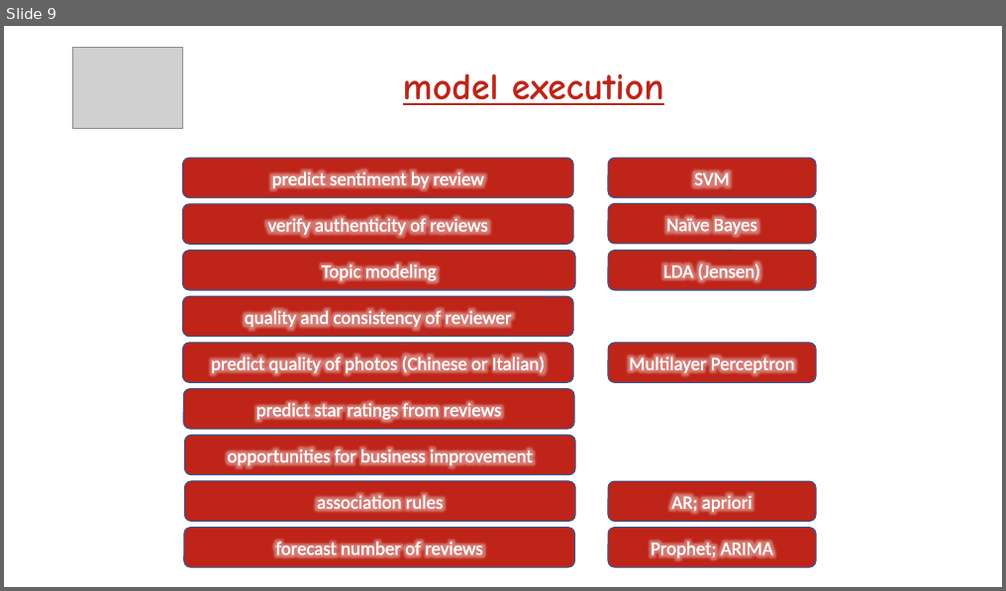
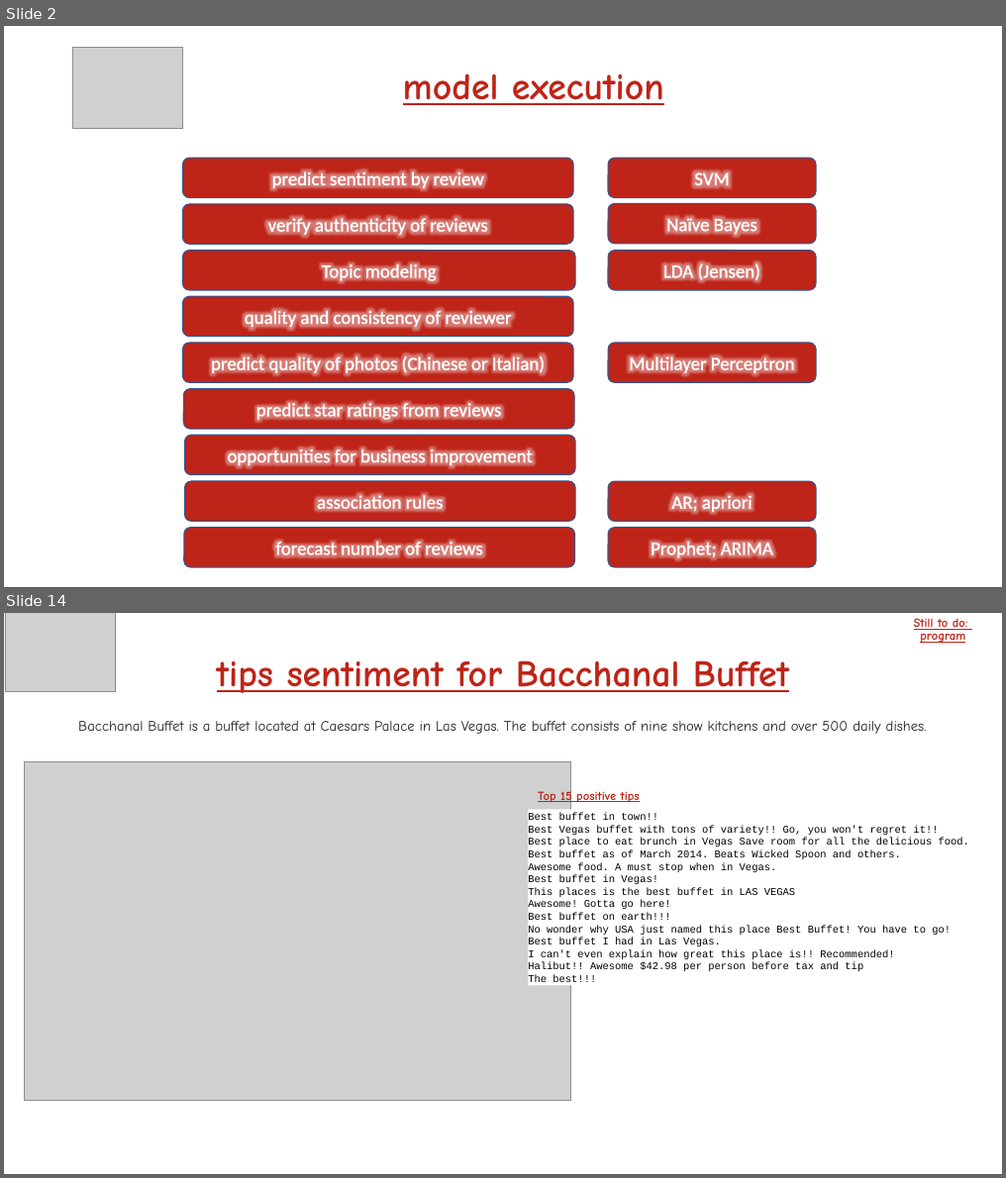
Before and after one commit to dev5680/DRTFinalProject, a slide deck: DRT_Thinking.pptx. Shown one above the other, each under a label of ours: slide 9 before the commit, slides 2 and 14 after it; the slides between them are not shown. The pictures are 1006x591 and 1006x1178 pixels, drawn with LibreOffice and Linux fonts; fonts in the diff are those of the drawing; grey boxes stand for pictures. Boxes give left, top, right and bottom in pixels: in the first picture for what was removed or moved away, otherwise in the second. Text is boxed around its words. In the diff, an @@ line names an element or a change of style, - is before the commit and + after.

Commit message:
basic story in place

```diff
--- a/DRT_Thinking.pptx
+++ b/DRT_Thinking.pptx
@@ slide 14 added at [4, 613, 1002, 1174], background #FFFFFF @@
@@ picture added at [5, 613, 115, 692] @@
@@ text added at [914, 618, 968, 643], 12 pt, text #BE2418, bold, underline @@
+Still to do:
+program
@@ text added at [217, 661, 789, 693], 36 pt, text #BE2418, bold, underline @@
+tips sentiment for Bacchanal Buffet
@@ text added at [78, 721, 927, 734], 14 pt, text #222222 @@
+Bacchanal Buffet is a buffet located at Caesars Palace in Las Vegas. The buffet consists of nine show kitchens and over 500 daily dishes.
@@ picture added at [24, 761, 570, 1100] @@
@@ text added at [538, 789, 640, 805], 12 pt, text #BE2418, bold, underline @@
+Top 15 positive tips
@@ text added at [528, 813, 969, 986], 10 pt, text #000000 @@
+Best buffet in town!!
+Best Vegas buffet with tons of variety!! Go, you won't regret it!!
+Best place to eat brunch in Vegas Save room for all the delicious food.
+Best buffet as of March 2014. Beats Wicked Spoon and others.
+Awesome food. A must stop when in Vegas.
+Best buffet in Vegas!
+This places is the best buffet in LAS VEGAS
+Awesome! Gotta go here!
+Best buffet on earth!!!
+No wonder why USA just named this place Best Buffet! You have to go!
+Best buffet I had in Las Vegas.
+I can't even explain how great this place is!! Recommended!
+Halibut!! Awesome $42.98 per person before tax and tip
+The best!!!
@@ what was slide 9 is now slide 2 @@
```
Also in this commit, not shown: 6 slides changed, 9 other slides added, 2 slides removed.
